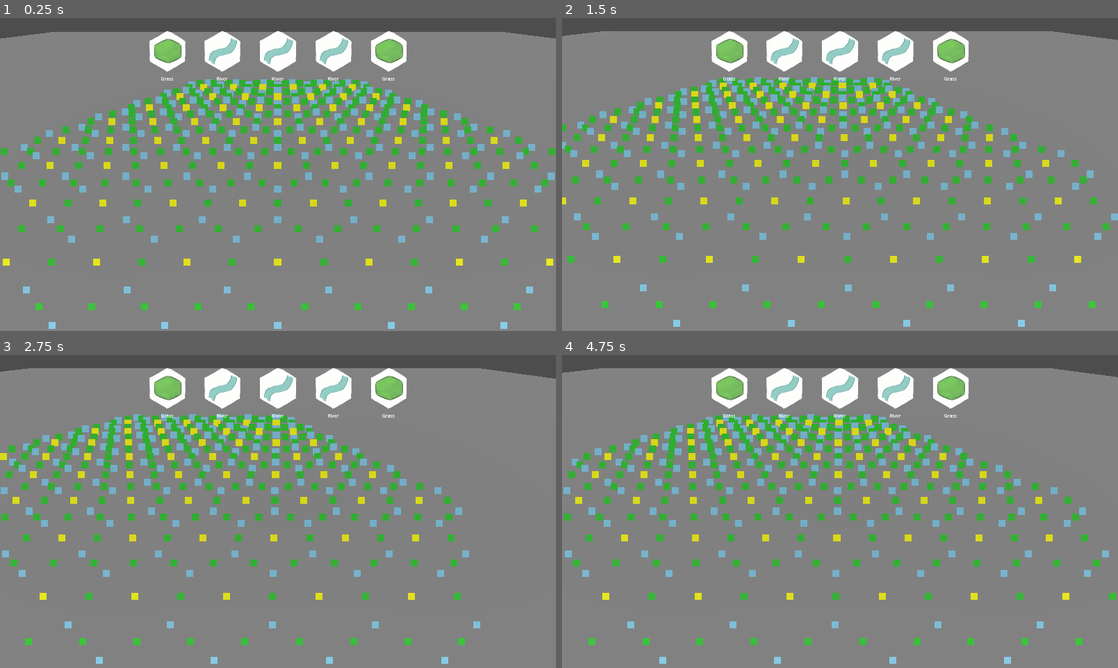
Above: before the commit, frames 1-4 (two rows, left to right).
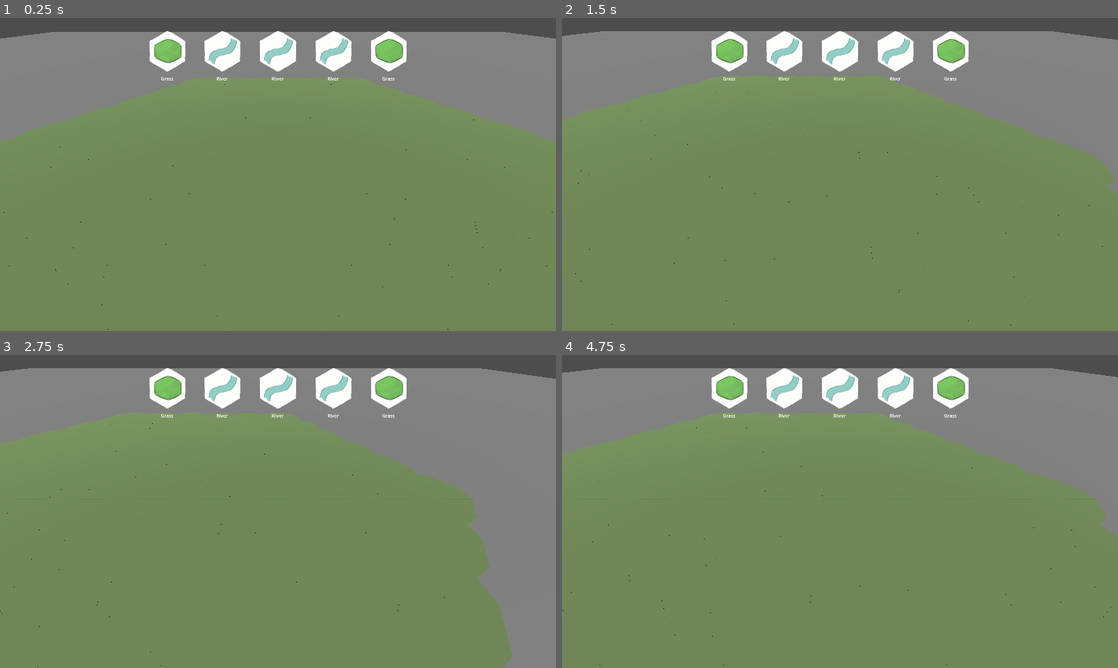
Above: after the commit, the same moments.

Repository: justfordoener/schmuck-of-schmiles
Game: Godot game, scene res://scenes/module_sandbox.tscn
The game is run twice, just before and just after one commit, with the same random seed, the same clock (stepped at 60 frames per second) and the same inputs.
Inputs (mouse positions are in pixels of both pictures, inside the frame that each line leads up to):
- Up to frame 1 (0.25 s): no input
- Up to frame 2 (1.5 s): tap Enter at 0.5 s; move the mouse to (962, 158) at 0.52 s; hold D (move_right) 0.53-1.25 s; tap Middle mouse button (rotate) at 0.6 s; click (962, 158) at 0.67 s; drag from (728, 190) to (812, 237) at 1.27 s
- Up to frame 3 (2.75 s): move the mouse to (333, 442) at 2.02 s; hold D (move_right) from 2.03 s (still down); click (333, 442) at 2.1 s; tap Middle mouse button (rotate) at 2.3 s
- Up to frame 4 (4.75 s): release D (move_right) at 2.75 s; drag from (812, 574) to (673, 464) at 2.77 s; move the mouse to (1006, 558) at 3.52 s; hold A (move_left) 3.53-4.25 s; tap X (mouse_wheel_up) at 3.6 s; tap Middle mouse button (rotate) at 3.8 s; drag from (673, 464) to (756, 433) at 4.27 s

The runs differ from the first frame. In frame 1, 74% of the frame differs, in the area x 0-100%, y 19-100%; in frame 2, 73%; in frame 3, 65%; in frame 4, 73%.

Commit message:
gras base layer initialization

Diff:
--- a/book_of_tiles_godot/scenes/modules/blockout/tri_1.tscn
+++ b/book_of_tiles_godot/scenes/modules/blockout/tri_1.tscn
@@ -1,7 +1,7 @@
-[gd_scene load_steps=3 format=3]
+[gd_scene load_steps=3 format=3 uid="uid://dqd1mer76ei8f"]
 
-[ext_resource type="Script" path="res://scripts/grid/modules/module.gd" id="1_script"]
-[ext_resource type="PackedScene" path="res://assets/3D/models/blockouts/blockout/tri_1_lake_lake_lake.glb" id="2_glb"]
+[ext_resource type="Script" uid="uid://iky32skxk7r8" path="res://scripts/grid/modules/module.gd" id="1_script"]
+[ext_resource type="PackedScene" uid="uid://wa60vglpcen8" path="res://assets/3D/models/blockouts/blockout/tri_1_lake_lake_lake.glb" id="2_glb"]
 
 [node name="Tri1" type="Node3D"]
 script = ExtResource("1_script")
@@ -14,3 +14,4 @@
 })
 
 [node name="tri_1_lake_lake_lake" parent="." instance=ExtResource("2_glb")]
+transform = Transform3D(1, 0, 0, 0, 1, 0, 0, 0, 1, 0, -0.25, 0)
--- a/book_of_tiles_godot/scenes/modules/blockout/tri_10.tscn
+++ b/book_of_tiles_godot/scenes/modules/blockout/tri_10.tscn
@@ -1,7 +1,7 @@
-[gd_scene load_steps=3 format=3]
+[gd_scene load_steps=3 format=3 uid="uid://yb2oltodrc06"]
 
-[ext_resource type="Script" path="res://scripts/grid/modules/module.gd" id="1_script"]
-[ext_resource type="PackedScene" path="res://assets/3D/models/blockouts/blockout/tri_10_cliff_forest-cliff_cliff-forest.glb" id="2_glb"]
+[ext_resource type="Script" uid="uid://iky32skxk7r8" path="res://scripts/grid/modules/module.gd" id="1_script"]
+[ext_resource type="PackedScene" uid="uid://dr3tcdhucruvv" path="res://assets/3D/models/blockouts/blockout/tri_10_cliff_forest-cliff_cliff-forest.glb" id="2_glb"]
 
 [node name="Tri10" type="Node3D"]
 script = ExtResource("1_script")
@@ -14,3 +14,4 @@
 })
 
 [node name="tri_10_cliff_forest-cliff_cliff-forest" parent="." instance=ExtResource("2_glb")]
+transform = Transform3D(1, 0, 0, 0, 1, 0, 0, 0, 1, 0, -0.25, 0)
--- a/book_of_tiles_godot/scenes/modules/blockout/tri_11.tscn
+++ b/book_of_tiles_godot/scenes/modules/blockout/tri_11.tscn
@@ -1,7 +1,7 @@
-[gd_scene load_steps=3 format=3]
+[gd_scene load_steps=3 format=3 uid="uid://ct8fj1d0fwk8q"]
 
-[ext_resource type="Script" path="res://scripts/grid/modules/module.gd" id="1_script"]
-[ext_resource type="PackedScene" path="res://assets/3D/models/blockouts/blockout/tri_11_cliff_air-cliff_cliff-air.glb" id="2_glb"]
+[ext_resource type="Script" uid="uid://iky32skxk7r8" path="res://scripts/grid/modules/module.gd" id="1_script"]
+[ext_resource type="PackedScene" uid="uid://bq7mvv3ntulpp" path="res://assets/3D/models/blockouts/blockout/tri_11_cliff_air-cliff_cliff-air.glb" id="2_glb"]
 
 [node name="Tri11" type="Node3D"]
 script = ExtResource("1_script")
@@ -14,3 +14,4 @@
 })
 
 [node name="tri_11_cliff_air-cliff_cliff-air" parent="." instance=ExtResource("2_glb")]
+transform = Transform3D(1, 0, 0, 0, 1, 0, 0, 0, 1, 0, -0.25, 0)
--- a/book_of_tiles_godot/scenes/modules/blockout/tri_2.tscn
+++ b/book_of_tiles_godot/scenes/modules/blockout/tri_2.tscn
@@ -1,7 +1,7 @@
-[gd_scene load_steps=3 format=3]
+[gd_scene load_steps=3 format=3 uid="uid://cmwjwbbvgap1k"]
 
-[ext_resource type="Script" path="res://scripts/grid/modules/module.gd" id="1_script"]
-[ext_resource type="PackedScene" path="res://assets/3D/models/blockouts/blockout/tri_2_lake_grassland-lake_lake-grassland.glb" id="2_glb"]
+[ext_resource type="Script" uid="uid://iky32skxk7r8" path="res://scripts/grid/modules/module.gd" id="1_script"]
+[ext_resource type="PackedScene" uid="uid://c0a827q72hb0m" path="res://assets/3D/models/blockouts/blockout/tri_2_lake_grassland-lake_lake-grassland.glb" id="2_glb"]
 
 [node name="Tri2" type="Node3D"]
 script = ExtResource("1_script")
@@ -14,3 +14,4 @@
 })
 
 [node name="tri_2_lake_grassland-lake_lake-grassland" parent="." instance=ExtResource("2_glb")]
+transform = Transform3D(1, 0, 0, 0, 1, 0, 0, 0, 1, 0, -0.25, 0)
--- a/book_of_tiles_godot/scenes/modules/blockout/tri_3.tscn
+++ b/book_of_tiles_godot/scenes/modules/blockout/tri_3.tscn
@@ -1,7 +1,7 @@
-[gd_scene load_steps=3 format=3]
+[gd_scene load_steps=3 format=3 uid="uid://cufy0rls0rpfo"]
 
-[ext_resource type="Script" path="res://scripts/grid/modules/module.gd" id="1_script"]
-[ext_resource type="PackedScene" path="res://assets/3D/models/blockouts/blockout/tri_3_grassland_grassland_grassland.glb" id="2_glb"]
+[ext_resource type="Script" uid="uid://iky32skxk7r8" path="res://scripts/grid/modules/module.gd" id="1_script"]
+[ext_resource type="PackedScene" uid="uid://d0f6dmmg45fnw" path="res://assets/3D/models/blockouts/blockout/tri_3_grassland_grassland_grassland.glb" id="2_glb"]
 
 [node name="Tri3" type="Node3D"]
 script = ExtResource("1_script")
@@ -14,3 +14,4 @@
 })
 
 [node name="tri_3_grassland_grassland_grassland" parent="." instance=ExtResource("2_glb")]
+transform = Transform3D(1, 0, 0, 0, 1, 0, 0, 0, 1, 0, -0.25, 0)
--- a/book_of_tiles_godot/scenes/modules/blockout/tri_4.tscn
+++ b/book_of_tiles_godot/scenes/modules/blockout/tri_4.tscn
@@ -1,7 +1,7 @@
-[gd_scene load_steps=3 format=3]
+[gd_scene load_steps=3 format=3 uid="uid://b88cfmak785x2"]
 
-[ext_resource type="Script" path="res://scripts/grid/modules/module.gd" id="1_script"]
-[ext_resource type="PackedScene" path="res://assets/3D/models/blockouts/blockout/tri_4_air_forest-air_air-forest.glb" id="2_glb"]
+[ext_resource type="Script" uid="uid://iky32skxk7r8" path="res://scripts/grid/modules/module.gd" id="1_script"]
+[ext_resource type="PackedScene" uid="uid://bag3bea8qpkbt" path="res://assets/3D/models/blockouts/blockout/tri_4_air_forest-air_air-forest.glb" id="2_glb"]
 
 [node name="Tri4" type="Node3D"]
 script = ExtResource("1_script")
@@ -14,3 +14,4 @@
 })
 
 [node name="tri_4_air_forest-air_air-forest" parent="." instance=ExtResource("2_glb")]
+transform = Transform3D(1, 0, 0, 0, 1, 0, 0, 0, 1, 0, -0.25, 0)
--- a/book_of_tiles_godot/scenes/modules/blockout/tri_5.tscn
+++ b/book_of_tiles_godot/scenes/modules/blockout/tri_5.tscn
@@ -1,7 +1,7 @@
-[gd_scene load_steps=3 format=3]
+[gd_scene load_steps=3 format=3 uid="uid://5gixq0e8yswy"]
 
-[ext_resource type="Script" path="res://scripts/grid/modules/module.gd" id="1_script"]
-[ext_resource type="PackedScene" path="res://assets/3D/models/blockouts/blockout/tri_5_grassland_lake-grassland_grassland-lake.glb" id="2_glb"]
+[ext_resource type="Script" uid="uid://iky32skxk7r8" path="res://scripts/grid/modules/module.gd" id="1_script"]
+[ext_resource type="PackedScene" uid="uid://c3jeayqy1pfxr" path="res://assets/3D/models/blockouts/blockout/tri_5_grassland_lake-grassland_grassland-lake.glb" id="2_glb"]
 
 [node name="Tri5" type="Node3D"]
 script = ExtResource("1_script")
@@ -14,3 +14,4 @@
 })
 
 [node name="tri_5_grassland_lake-grassland_grassland-lake" parent="." instance=ExtResource("2_glb")]
+transform = Transform3D(1, 0, 0, 0, 1, 0, 0, 0, 1, 0, -0.25, 0)
--- a/book_of_tiles_godot/scenes/modules/blockout/tri_6.tscn
+++ b/book_of_tiles_godot/scenes/modules/blockout/tri_6.tscn
@@ -1,7 +1,7 @@
-[gd_scene load_steps=3 format=3]
+[gd_scene load_steps=3 format=3 uid="uid://cqi617wyj40xs"]
 
-[ext_resource type="Script" path="res://scripts/grid/modules/module.gd" id="1_script"]
-[ext_resource type="PackedScene" path="res://assets/3D/models/blockouts/blockout/tri_6_forest_forest_forest.glb" id="2_glb"]
+[ext_resource type="Script" uid="uid://iky32skxk7r8" path="res://scripts/grid/modules/module.gd" id="1_script"]
+[ext_resource type="PackedScene" uid="uid://d0v2wmvk78ogp" path="res://assets/3D/models/blockouts/blockout/tri_6_forest_forest_forest.glb" id="2_glb"]
 
 [node name="Tri6" type="Node3D"]
 script = ExtResource("1_script")
@@ -14,3 +14,4 @@
 })
 
 [node name="tri_6_forest_forest_forest" parent="." instance=ExtResource("2_glb")]
+transform = Transform3D(1, 0, 0, 0, 1, 0, 0, 0, 1, 0, -0.25, 0)
--- a/book_of_tiles_godot/scenes/modules/blockout/tri_7.tscn
+++ b/book_of_tiles_godot/scenes/modules/blockout/tri_7.tscn
@@ -1,7 +1,7 @@
-[gd_scene load_steps=3 format=3]
+[gd_scene load_steps=3 format=3 uid="uid://cei0wixc0mv47"]
 
-[ext_resource type="Script" path="res://scripts/grid/modules/module.gd" id="1_script"]
-[ext_resource type="PackedScene" path="res://assets/3D/models/blockouts/blockout/tri_7_forest_air-forest_forest-air.glb" id="2_glb"]
+[ext_resource type="Script" uid="uid://iky32skxk7r8" path="res://scripts/grid/modules/module.gd" id="1_script"]
+[ext_resource type="PackedScene" uid="uid://die2m15aweoq5" path="res://assets/3D/models/blockouts/blockout/tri_7_forest_air-forest_forest-air.glb" id="2_glb"]
 
 [node name="Tri7" type="Node3D"]
 script = ExtResource("1_script")
@@ -14,3 +14,4 @@
 })
 
 [node name="tri_7_forest_air-forest_forest-air" parent="." instance=ExtResource("2_glb")]
+transform = Transform3D(1, 0, 0, 0, 1, 0, 0, 0, 1, 0, -0.25, 0)
--- a/book_of_tiles_godot/scenes/modules/blockout/tri_8.tscn
+++ b/book_of_tiles_godot/scenes/modules/blockout/tri_8.tscn
@@ -1,7 +1,7 @@
-[gd_scene load_steps=3 format=3]
+[gd_scene load_steps=3 format=3 uid="uid://bck2poi8togcd"]
 
-[ext_resource type="Script" path="res://scripts/grid/modules/module.gd" id="1_script"]
-[ext_resource type="PackedScene" path="res://assets/3D/models/blockouts/blockout/tri_8_forest_cliff-forest_forest-cliff.glb" id="2_glb"]
+[ext_resource type="Script" uid="uid://iky32skxk7r8" path="res://scripts/grid/modules/module.gd" id="1_script"]
+[ext_resource type="PackedScene" uid="uid://cjo8x0b80jtyg" path="res://assets/3D/models/blockouts/blockout/tri_8_forest_cliff-forest_forest-cliff.glb" id="2_glb"]
 
 [node name="Tri8" type="Node3D"]
 script = ExtResource("1_script")
@@ -14,3 +14,4 @@
 })
 
 [node name="tri_8_forest_cliff-forest_forest-cliff" parent="." instance=ExtResource("2_glb")]
+transform = Transform3D(1, 0, 0, 0, 1, 0, 0, 0, 1, 0, -0.25, 0)
--- a/book_of_tiles_godot/scenes/modules/blockout/tri_9.tscn
+++ b/book_of_tiles_godot/scenes/modules/blockout/tri_9.tscn
@@ -1,7 +1,7 @@
-[gd_scene load_steps=3 format=3]
+[gd_scene load_steps=3 format=3 uid="uid://jc7pmk52gjbx"]
 
-[ext_resource type="Script" path="res://scripts/grid/modules/module.gd" id="1_script"]
-[ext_resource type="PackedScene" path="res://assets/3D/models/blockouts/blockout/tri_9_air_cliff-air_air-cliff.glb" id="2_glb"]
+[ext_resource type="Script" uid="uid://iky32skxk7r8" path="res://scripts/grid/modules/module.gd" id="1_script"]
+[ext_resource type="PackedScene" uid="uid://b3u4o4ef4yfob" path="res://assets/3D/models/blockouts/blockout/tri_9_air_cliff-air_air-cliff.glb" id="2_glb"]
 
 [node name="Tri9" type="Node3D"]
 script = ExtResource("1_script")
@@ -14,3 +14,4 @@
 })
 
 [node name="tri_9_air_cliff-air_air-cliff" parent="." instance=ExtResource("2_glb")]
+transform = Transform3D(1, 0, 0, 0, 1, 0, 0, 0, 1, 0, -0.25, 0)
--- a/book_of_tiles_godot/scripts/globals/grid.gd
+++ b/book_of_tiles_godot/scripts/globals/grid.gd
@@ -13,6 +13,13 @@
 var modules : Array[PackedScene]
 var module_directory : String = "res://scenes/modules/blockout/"
 var link_counter : int = 0
+
+# Uniform-grassland module used to seed the base layer, keyed by cell type.
+const GRASS_MODULE_ID : Dictionary[Layout.CELL_TYPE, int] = {
+	Layout.CELL_TYPE.CORNER: 20, # hex_20
+	Layout.CELL_TYPE.EDGE: 12,   # quad_12
+	Layout.CELL_TYPE.FACE: 3,    # tri_3
+}
 
 func _ready() -> void:
 	grid = {}
@@ -25,6 +32,7 @@
 	for cell_index in grid.keys(): #.slice(0, 5):
 		_init_cell_possibilities(cell_index)
 		#print("cell: ", grid[cell_index].axial_position, " of type ", grid[cell_index].type, " has ", grid[cell_index].possibilities.size(), " possibilites")
+	initialize_grass_layer()
 
 func _initialize_grid_layers() -> void:
 	corner_mesh = ArrayMesh.new()
@@ -166,6 +174,24 @@
 			cell.possibilities.append(possible_module)
 		cell.initial_possibilities = cell.possibilities.duplicate()
 
+# Seeds every cell in the grid with its uniform-grassland module (see GRASS_MODULE_ID),
+# using the already-rotated possibilities computed in _init_cell_possibilities so each
+# module seats with the correct mesh orientation for its cell.
+func initialize_grass_layer() -> void:
+	for cell_index in grid.keys():
+		var cell : Cell = grid[cell_index]
+		var grass_id : int = GRASS_MODULE_ID[cell.type]
+		var possibility : Possibility = null
+		for poss : Possibility in cell.possibilities:
+			if poss.module_reference.module_id == grass_id:
+				possibility = poss
+				break
+		if possibility == null:
+			printerr("initialize_grass_layer: no grass module (id ", grass_id, ") found for cell ", cell_index, " of type ", cell.type)
+			continue
+		cell.profiles = possibility.profiles.duplicate()
+		spawn_module(possibility, cell_index)
+
 func spawn_debug_module(module : Module, cartvec : Vector3, rotdeg : int) -> void:
 	get_tree().root.add_child.call_deferred(module)
 	module.global_position = cartvec
